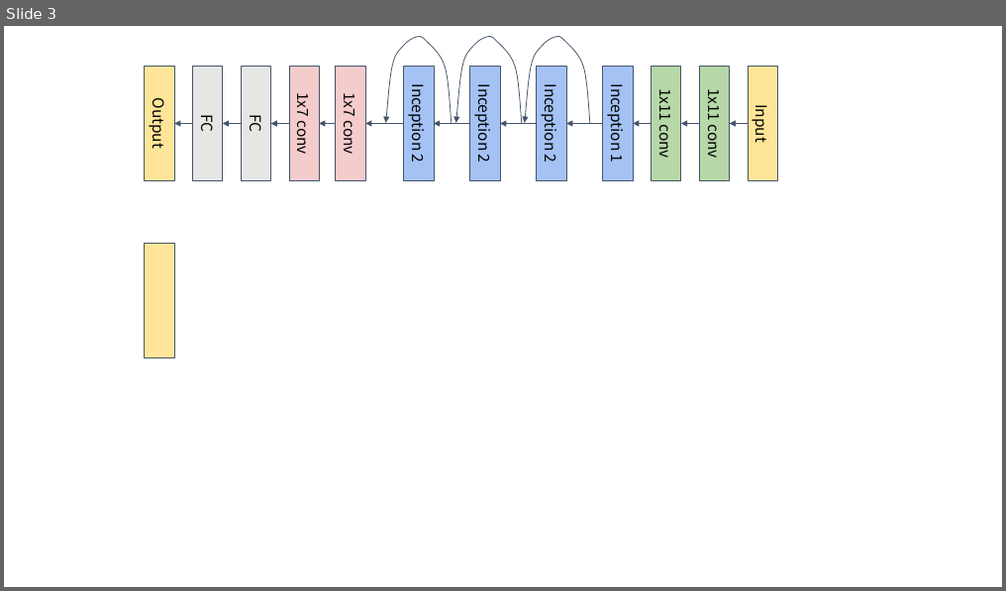
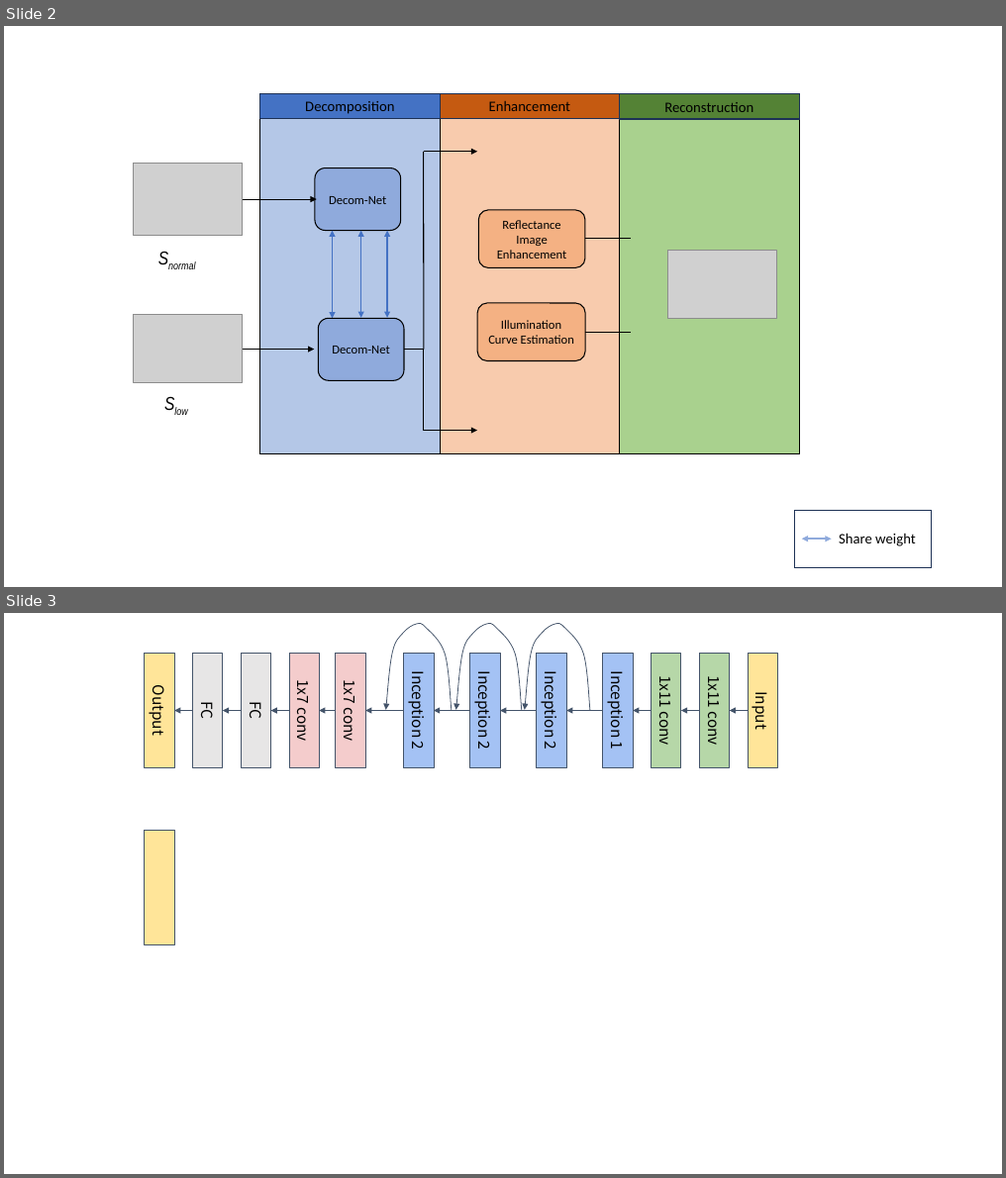
Before and after one commit to maskjoer/my-deep-learning-notes, a slide deck: My_papers/演示文稿1.pptx. Shown one above the other, each under a label of ours: slide 3 before the commit, slides 2 and 3 after it. The pictures are 1006x591 and 1006x1178 pixels, drawn with LibreOffice and Linux fonts; fonts in the diff are those of the drawing; grey boxes stand for pictures. Boxes give left, top, right and bottom in pixels: in the first picture for what was removed or moved away, otherwise in the second. Text is boxed around its words. In the diff, an @@ line names an element or a change of style, - is before the commit and + after.

```diff
--- a/My_papers/演示文稿1.pptx
+++ b/My_papers/演示文稿1.pptx
@@ slide 2 added at (4,26,1002,587), background #FFFFFF @@
@@ rectangle added at (260,93,440,118), fill #4472C4, outline #1E3256 1 pt, 14 pt, text #000000 @@
+Decomposition
@@ rectangle added at (440,94,620,119), fill #C55A11, outline #1E3256 1 pt, 14 pt, text #000000 @@
+Enhancement
@@ rectangle added at (620,94,799,119), fill #548235, outline #1E3256 1 pt, 14 pt, text #000000 @@
+Reconstruction
@@ rectangle added at (260,118,440,455), fill #B4C7E7, outline #000000 1 pt @@
@@ rectangle added at (440,118,621,455), fill #F8CBAD, outline #000000 1 pt @@
@@ rectangle added at (620,118,799,455), fill #A9D18E, outline #000000 1 pt @@
@@ picture added at (134,163,242,236) @@
@@ rounded rectangle added at (315,169,401,230), fill #8FAADC, outline #000000 1 pt, 12 pt, text #000000 @@
+Decom-Net
@@ line added from (424, 350) to (423, 152), #000000 1 pt @@
@@ arrow added from (423, 152) to (477, 152), #000000 1 pt @@
@@ arrow added from (242, 199) to (317, 199), #000000 1 pt @@
@@ double arrow added from (332, 230) to (332, 319), #4472C4 1.5 pt @@
@@ double arrow added from (361, 230) to (361, 318), #4472C4 1.5 pt @@
@@ double arrow added from (387, 230) to (387, 318), #4472C4 1.5 pt @@
@@ rounded rectangle added at (478,210,585,268), fill #F4B183, outline #000000 1 pt, 12 pt, text #000000 @@
+Reflectance Image Enhancement
@@ text added at (151,243,242,274), 18 pt, text #000000, italic @@
+Snormal
@@ line added from (585, 239) to (631, 239), #000000 1 pt @@
@@ picture added at (668,250,776,318) @@
@@ picture added at (134,315,242,383) @@
@@ rounded rectangle added at (319,319,405,380), fill #8FAADC, outline #000000 1 pt, 12 pt, text #000000 @@
+Decom-Net
@@ rounded rectangle added at (478,303,586,361), fill #F4B183, outline #000000 1 pt, 12 pt, text #000000 @@
+Illumination Curve Estimation
@@ arrow added from (233, 350) to (314, 350), #000000 1 pt @@
@@ line added from (404, 350) to (423, 350), #000000 1 pt @@
@@ line added from (423, 430) to (423, 350), #000000 1 pt @@
@@ line added from (585, 332) to (631, 332), #000000 1 pt @@
@@ text added at (157,388,249,418), 18 pt, text #000000, italic @@
+Slow
@@ arrow added from (423, 430) to (477, 430), #000000 1 pt @@
@@ rectangle added at (795,510,932,568), fill #FFFFFF, outline #1E3256 1 pt @@
@@ double arrow added from (832, 539) to (802, 539), #8FAADC 1.5 pt @@
@@ text added at (839,533,916,547), 14 pt, text #000000 @@
+Share weight
```
Also in this commit, not shown: 1 slide changed, 1 slide removed, 2 other files.
